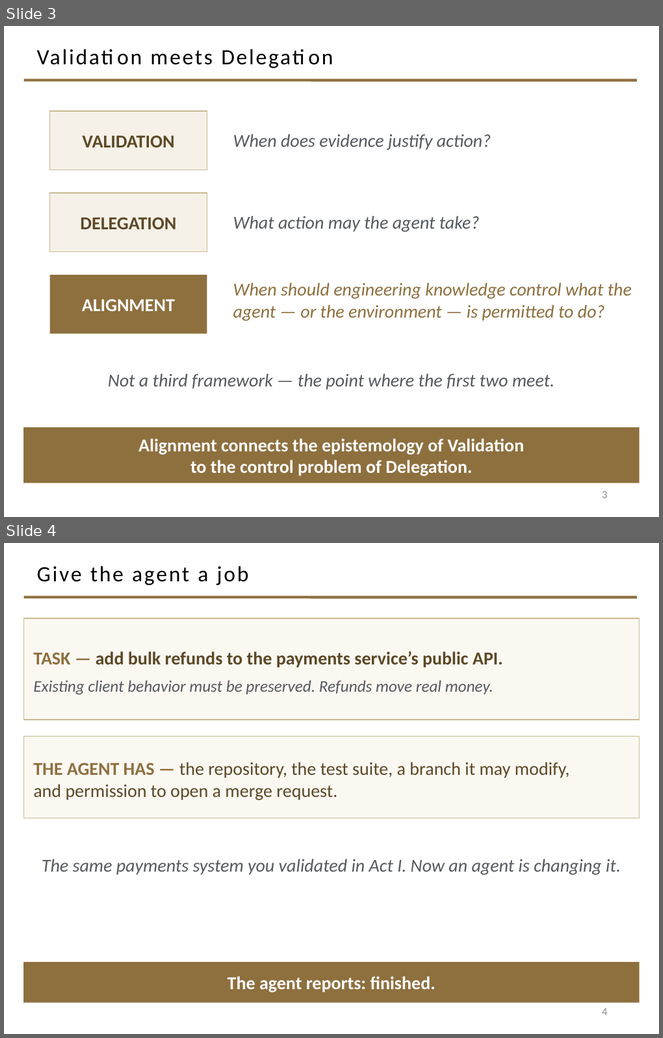
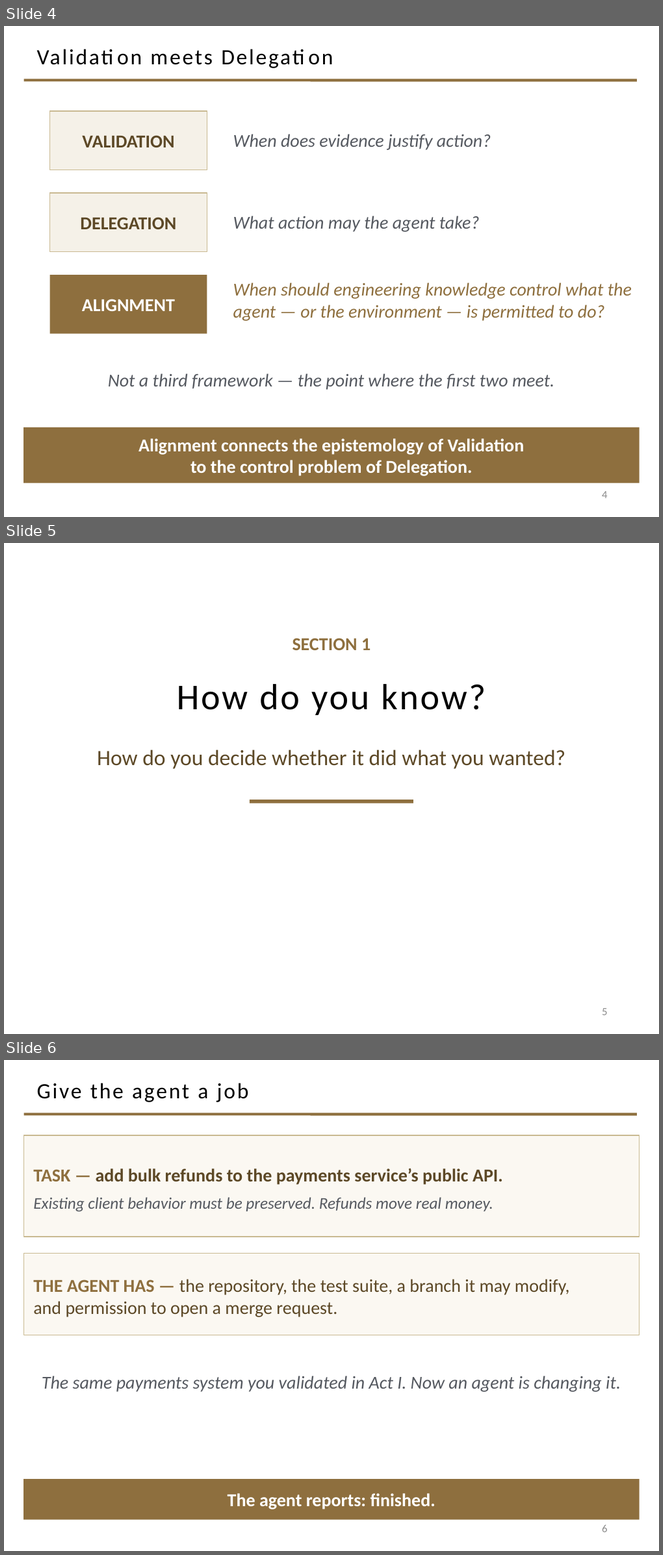
Before and after one commit to davisjam/model-based-agentic-software-engineering, a slide deck: course/lectures/act-2-delegation-and-control/03-alignment/2-3-Alignment.pptx. Shown one above the other, each under a label of ours: slides 3 and 4 before the commit, slides 4, 5 and 6 after it. The pictures are 663x1038 and 663x1555 pixels, drawn with LibreOffice and Linux fonts; fonts in the diff are those of the drawing; background and template pictures are left out. Boxes give left, top, right and bottom in pixels: in the first picture for what was removed or moved away, otherwise in the second. Text is boxed around its words. In the diff, an @@ line names an element or a change of style, - is before the commit and + after.

Commit message:
deck 2-3-Alignment: six section-break slides, in 2-2-2's established style
Inserted one break per section of the revised architecture (SECTION 0-5),
at positions 2, 5, 10, 17, 23, 27 (deck now 33 slides). Geometry, palette,
and type transcribed from 2-2-2's break slides (eyebrow "SECTION N" 20pt
bold gold 8E6F3E; title 40pt centered on the Section layout; question line
24pt 5C4826; centered gold rule), hand-placed on the deck's existing
Section layout -- no layout imported. All six rendered single-line; no
title shortened. Footer-band crowding measured across all content slides:
minimum gap 0.38in, above the 0.2in threshold; nothing to fix.

```diff
--- a/course/lectures/act-2-delegation-and-control/03-alignment/2-3-Alignment.pptx
+++ b/course/lectures/act-2-delegation-and-control/03-alignment/2-3-Alignment.pptx
@@ slide 5 added at (4,543,659,1034), background #FFFFFF @@
@@ text added at (293,638,371,650), 20 pt, text #8E6F3E, bold @@
+SECTION 1
@@ title added at (177,684,486,715), 40 pt, text #000000 @@
+How do you know?
@@ text added at (97,750,566,769), 24 pt, text #5C4826 @@
+How do you decide whether it did what you wanted?
@@ rectangle added at (250,800,414,804), fill #8E6F3E @@
@@ page number added at (602,1008,607,1016), 12 pt, text #8C8C8C @@
+5
@@ what was slide 3 is now slide 4 @@
@@ page number at (602,491,607,499): text changed @@
-3
+4
@@ what was slide 4 is now slide 6 @@
@@ page number at (602,1525,607,1533): text changed @@
-4
+6
```
Also in this commit, not shown: 5 other slides added.
